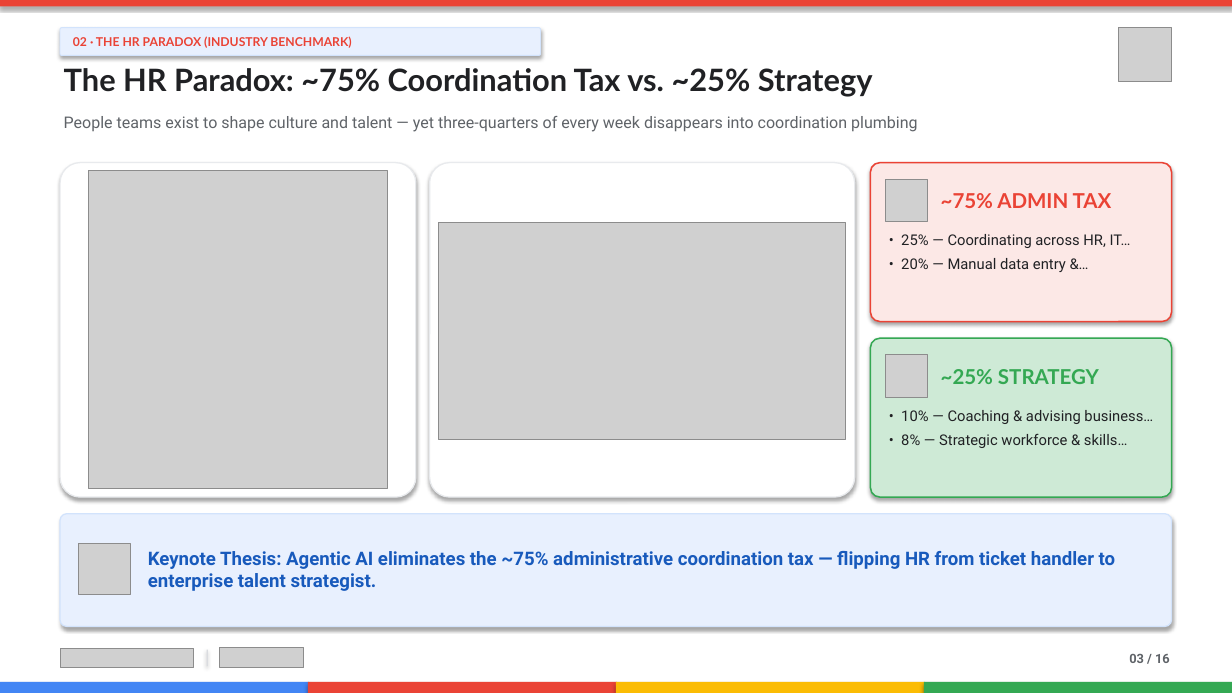
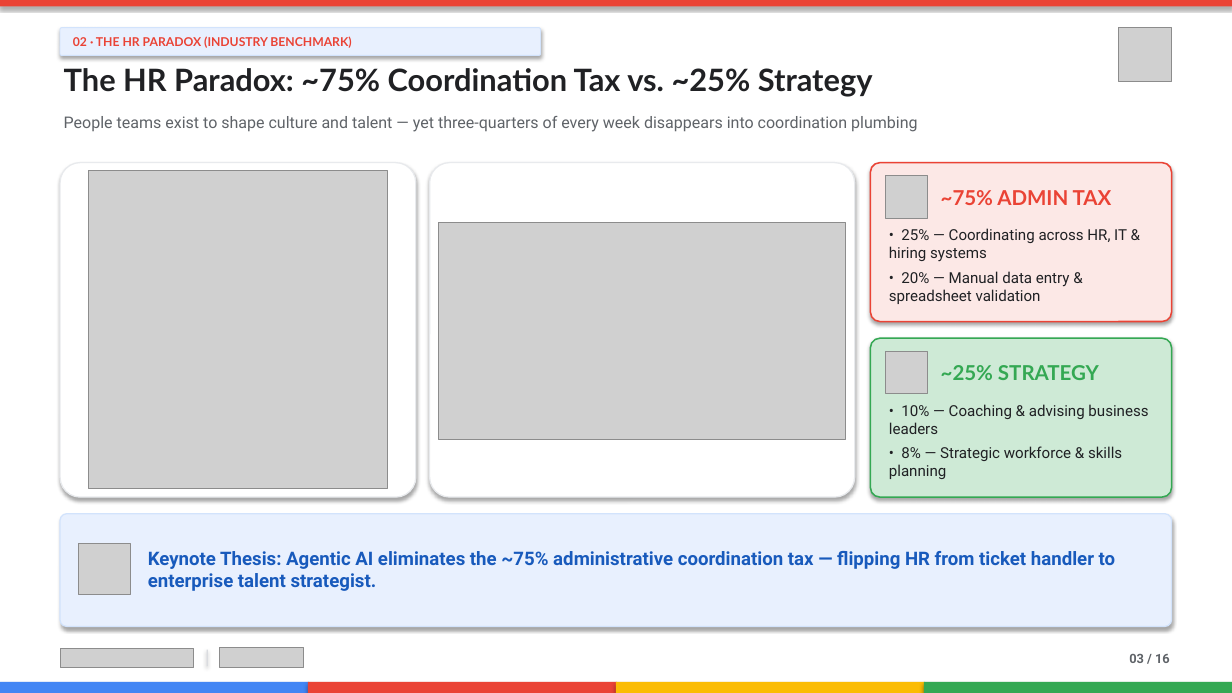
Before and after one commit to zuhaibp656/CHRO-Agentic-Transformation, a slide deck: slide 3 of CHRO_Agentic_Transformation_Keynote_v2.pptx. Drawn at 1232x693 pixels with LibreOffice and Linux fonts; fonts in the diff are those of the drawing; grey boxes stand for pictures; background and template pictures are left out. Boxes give left, top, right and bottom in pixels: in the first picture for what was removed or moved away, otherwise in the second. Text is boxed around its words. In the diff, an @@ line names an element or a change of style, - is before the commit and + after.

```diff
--- a/CHRO_Agentic_Transformation_Keynote_v2.pptx
+++ b/CHRO_Agentic_Transformation_Keynote_v2.pptx
@@ text at (x1=889, y1=228, x2=1127, y2=304): text changed; size 11.5 to 11.8 pt @@
-• 25% — Coordinating across HR, IT…
-• 20% — Manual data entry &…
+• 25% — Coordinating across HR, IT & hiring systems
+• 20% — Manual data entry & spreadsheet validation
@@ 2 pictures, 1 text moved together from (x1=885, y1=179, x2=1099, y2=397) to (x1=885, y1=176, x2=1099, y2=394) @@
@@ text at (x1=889, y1=404, x2=1148, y2=479): text changed; size 11.5 to 11.8 pt @@
-• 10% — Coaching & advising business…
-• 8% — Strategic workforce & skills…
+• 10% — Coaching & advising business leaders
+• 8% — Strategic workforce & skills planning
```
Also in this commit, not shown: 11 other slides changed, 8 other files.
